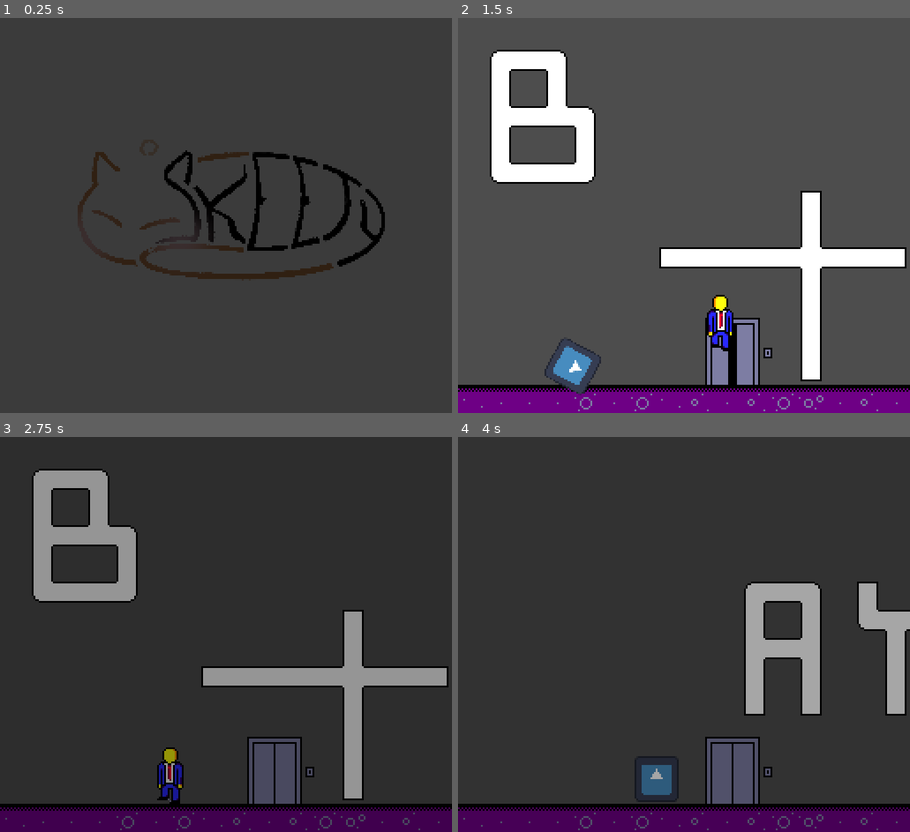
Above: before the commit, frames 1-4 (two rows, left to right).
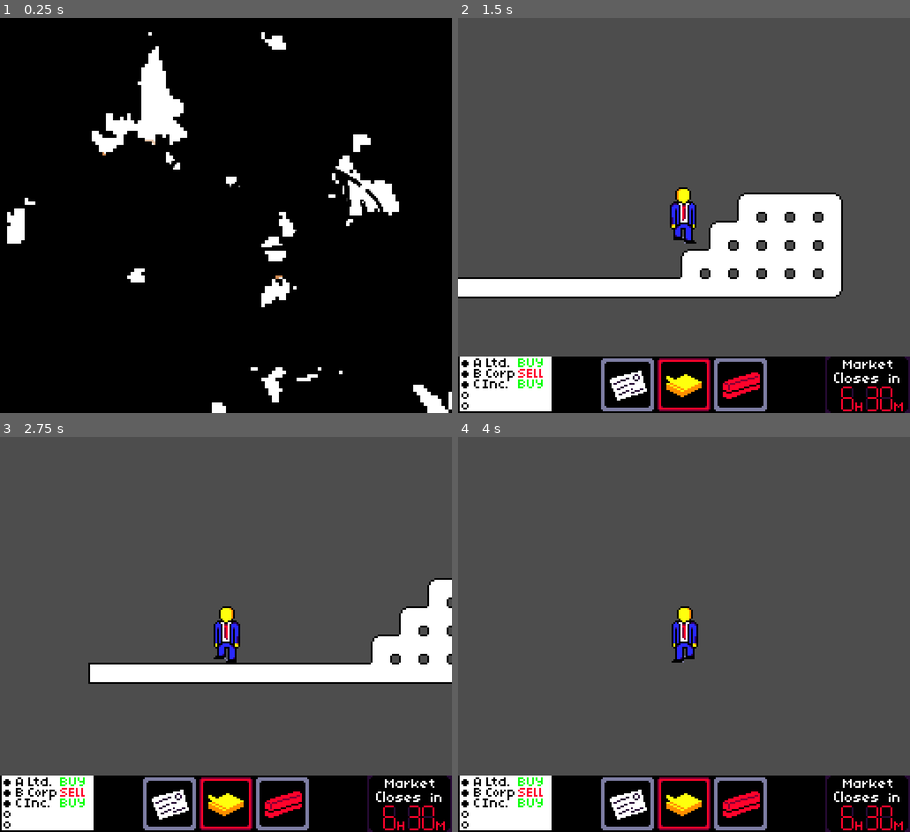
Above: after the commit, the same moments.

Repository: Team-Skeejy/lospec2
Game: Godot game, scene res://scenes/splash_screen.tscn
Same seed, same stepped clock (60 frames per second), same inputs: the game is played once before the commit and once after it. The engine's default icon, where the game draws it, is replaced by a stand-in: a white triangle on a blue panel in a dark square.
Inputs:
- Up to frame 1 (0.25 s): no input
- Up to frame 2 (1.5 s): tap Enter (Select) at 0.5 s; hold Space (A) 0.53-1.28 s; hold D (Right) from 0.53 s (still down); tap W (Up) at 0.77 s; tap Space (A) at 1.35 s
- Up to frame 3 (2.75 s): tap W (Up) at 1.52 s; release D (Right) at 2.03 s; hold A (Left) from 2.03 s (still down); hold Alt (B) from 2.03 s (still down); tap Space (A) at 2.3 s
- Up to frame 4 (4 s): keep holding A (Left); release Alt (B) at 2.78 s; tap Enter (Select) at 2.85 s; tap W (Up) at 3.02, 3.77 s; tap Space (A) at 3.05 s; hold Space (A) from 3.53 s (still down)

The runs differ from the first frame. In frame 1, 98% of the frame differs, in the area x 0-100%, y 0-100%; in frame 2, 31%; in frame 3, 98%; in frame 4, 99%.

Commit message:
In game menu on camera, pixelated transition

Diff:
--- a/scenes/UI/in_game_menu.tscn
+++ b/scenes/UI/in_game_menu.tscn
@@ -1,33 +1,30 @@
 [gd_scene load_steps=3 format=3 uid="uid://dsbss8b7gdlc"]
 
 [ext_resource type="Script" path="res://scripts/ui/in_game_menu.gd" id="1_nw72i"]
-[ext_resource type="Texture2D" uid="uid://boaw6slnsbqq0" path="res://textures/mockup-ui.png" id="2_2dxcb"]
+[ext_resource type="Texture2D" uid="uid://dvleuqmgq62vt" path="res://textures/ui/in_game_menu.png" id="2_jeg86"]
 
 [node name="InGameMenu" type="Control"]
 process_mode = 3
 layout_mode = 3
-anchors_preset = 15
-anchor_right = 1.0
-anchor_bottom = 1.0
+anchors_preset = 8
+anchor_left = 0.5
+anchor_top = 0.5
+anchor_right = 0.5
+anchor_bottom = 0.5
+offset_left = -128.0
+offset_top = -112.0
+offset_right = -128.0
+offset_bottom = -112.0
 grow_horizontal = 2
 grow_vertical = 2
 script = ExtResource("1_nw72i")
 
-[node name="ColorRect" type="ColorRect" parent="."]
-layout_mode = 1
-anchors_preset = 15
-anchor_right = 1.0
-anchor_bottom = 1.0
-offset_top = 192.0
-offset_bottom = 192.0
-grow_horizontal = 2
-grow_vertical = 2
-color = Color(0, 0, 0, 1)
-
-[node name="TextureRect" type="TextureRect" parent="ColorRect"]
+[node name="TextureRect" type="TextureRect" parent="."]
 layout_mode = 0
-offset_right = 40.0
-offset_bottom = 40.0
-texture = ExtResource("2_2dxcb")
+offset_left = -128.0
+offset_top = 80.0
+offset_right = 128.0
+offset_bottom = 304.0
+texture = ExtResource("2_jeg86")
 expand_mode = 1
-stretch_mode = 2
+stretch_mode = 1
--- a/scenes/fade_transition.tscn
+++ b/scenes/fade_transition.tscn
@@ -1,34 +1,38 @@
-[gd_scene load_steps=7 format=3 uid="uid://c7khnlrdtspt"]
+[gd_scene load_steps=12 format=3 uid="uid://c7khnlrdtspt"]
 
 [ext_resource type="Script" path="res://scripts/fade_transition.gd" id="1_ojkqf"]
 [ext_resource type="PackedScene" uid="uid://dtvamhpca8lah" path="res://scenes/splash_screen.tscn" id="2_2cjxc"]
-[ext_resource type="PackedScene" uid="uid://qwhffhmi5oo7" path="res://scenes/tests/level_test_b.tscn" id="3_8lsyq"]
+[ext_resource type="PackedScene" uid="uid://coff0w2arnt35" path="res://scenes/tests/test_level.tscn" id="3_8lsyq"]
+[ext_resource type="Shader" path="res://scripts/fade_transition.gdshader" id="4_jxqvp"]
+
+[sub_resource type="FastNoiseLite" id="FastNoiseLite_dtui6"]
+seed = 2
+frequency = 0.0124
+
+[sub_resource type="NoiseTexture2D" id="NoiseTexture2D_nc4u7"]
+width = 256
+height = 224
+noise = SubResource("FastNoiseLite_dtui6")
+
+[sub_resource type="ShaderMaterial" id="ShaderMaterial_gx24w"]
+shader = ExtResource("4_jxqvp")
+shader_parameter/pixel_size = -18
+shader_parameter/threshold = 0.0
+shader_parameter/noise = SubResource("NoiseTexture2D_nc4u7")
 
 [sub_resource type="Animation" id="Animation_rj3nk"]
 resource_name = "fade_in"
 tracks/0/type = "value"
 tracks/0/imported = false
 tracks/0/enabled = true
-tracks/0/path = NodePath(".:color")
+tracks/0/path = NodePath(".:material:shader_parameter/threshold")
 tracks/0/interp = 1
 tracks/0/loop_wrap = true
 tracks/0/keys = {
 "times": PackedFloat32Array(0, 1),
 "transitions": PackedFloat32Array(1, 1),
 "update": 0,
-"values": [Color(0, 0, 0, 1), Color(0, 0, 0, 0)]
-}
-tracks/1/type = "value"
-tracks/1/imported = false
-tracks/1/enabled = true
-tracks/1/path = NodePath(".:visible")
-tracks/1/interp = 0
-tracks/1/loop_wrap = true
-tracks/1/keys = {
-"times": PackedFloat32Array(0, 0.9, 1),
-"transitions": PackedFloat32Array(1, 1, 1),
-"update": 1,
-"values": [true, true, false]
+"values": [0.0, 1.0]
 }
 
 [sub_resource type="Animation" id="Animation_1aihd"]
@@ -36,44 +40,34 @@
 tracks/0/type = "value"
 tracks/0/imported = false
 tracks/0/enabled = true
-tracks/0/path = NodePath(".:color")
+tracks/0/path = NodePath(".:material:shader_parameter/threshold")
 tracks/0/interp = 1
 tracks/0/loop_wrap = true
 tracks/0/keys = {
 "times": PackedFloat32Array(0, 1),
 "transitions": PackedFloat32Array(1, 1),
 "update": 0,
-"values": [Color(0, 0, 0, 0), Color(0, 0, 0, 1)]
+"values": [1.0, 0.0]
 }
-tracks/1/type = "method"
-tracks/1/imported = false
-tracks/1/enabled = true
-tracks/1/path = NodePath("..")
-tracks/1/interp = 1
-tracks/1/loop_wrap = true
-tracks/1/keys = {
-"times": PackedFloat32Array(1),
+
+[sub_resource type="Animation" id="Animation_fwq8i"]
+length = 0.001
+tracks/0/type = "value"
+tracks/0/imported = false
+tracks/0/enabled = true
+tracks/0/path = NodePath(".:material:shader_parameter/threshold")
+tracks/0/interp = 1
+tracks/0/loop_wrap = true
+tracks/0/keys = {
+"times": PackedFloat32Array(0),
 "transitions": PackedFloat32Array(1),
-"values": [{
-"args": [],
-"method": &"_change_scene"
-}]
-}
-tracks/2/type = "value"
-tracks/2/imported = false
-tracks/2/enabled = true
-tracks/2/path = NodePath(".:visible")
-tracks/2/interp = 1
-tracks/2/loop_wrap = true
-tracks/2/keys = {
-"times": PackedFloat32Array(0, 0.1, 1),
-"transitions": PackedFloat32Array(1, 1, 1),
-"update": 1,
-"values": [false, true, true]
+"update": 0,
+"values": [0.0]
 }
 
 [sub_resource type="AnimationLibrary" id="AnimationLibrary_1w82w"]
 _data = {
+"RESET": SubResource("Animation_fwq8i"),
 "fade_in": SubResource("Animation_rj3nk"),
 "fade_out": SubResource("Animation_1aihd")
 }
@@ -86,8 +80,8 @@
 
 [node name="ColorRect" type="ColorRect" parent="."]
 process_mode = 3
-visible = false
 z_index = 4096
+material = SubResource("ShaderMaterial_gx24w")
 anchors_preset = 15
 anchor_right = 1.0
 anchor_bottom = 1.0
--- a/scenes/player.tscn
+++ b/scenes/player.tscn
@@ -1,7 +1,8 @@
-[gd_scene load_steps=9 format=3 uid="uid://bt1fj4qvrccb"]
+[gd_scene load_steps=10 format=3 uid="uid://bt1fj4qvrccb"]
 
 [ext_resource type="Texture2D" uid="uid://c214knk0hl84s" path="res://textures/character.png" id="1_3cjso"]
 [ext_resource type="Script" path="res://scripts/player.gd" id="1_8kpki"]
+[ext_resource type="PackedScene" uid="uid://dsbss8b7gdlc" path="res://scenes/UI/in_game_menu.tscn" id="3_r86lk"]
 
 [sub_resource type="AtlasTexture" id="AtlasTexture_lyp5j"]
 atlas = ExtResource("1_3cjso")
@@ -64,3 +65,11 @@
 
 [node name="CollisionShape2D" type="CollisionShape2D" parent="InteractionArea2D"]
 shape = SubResource("RectangleShape2D_rmf5r")
+
+[node name="Camera2D" type="Camera2D" parent="."]
+
+[node name="InGameMenu" parent="Camera2D" instance=ExtResource("3_r86lk")]
+offset_left = 0.0
+offset_top = 0.0
+offset_right = 0.0
+offset_bottom = 0.0
--- /dev/null
+++ b/scenes/tests/test_level.tscn
@@ -0,0 +1,14 @@
+[gd_scene load_steps=3 format=3 uid="uid://coff0w2arnt35"]
+
+[ext_resource type="TileSet" uid="uid://dgxsm67qwkt2c" path="res://assets/tileset.tres" id="1_44mo6"]
+[ext_resource type="PackedScene" uid="uid://bt1fj4qvrccb" path="res://scenes/player.tscn" id="2_s6ams"]
+
+[node name="TestLevel" type="Node2D"]
+
+[node name="TileMap" type="TileMap" parent="."]
+tile_set = ExtResource("1_44mo6")
+format = 2
+layer_0/tile_data = PackedInt32Array(-65536, 0, 4, -65535, 0, 1, -65534, 0, 1, -65533, 0, 1, -65532, 0, 1, -65531, 0, 1, -65530, 0, 1, -65529, 0, 1, -65528, 0, 1, -65527, 0, 1, -65526, 131072, 3, -65525, 131072, 3, -65524, 131072, 3, -65523, 131072, 3, -65522, 131072, 3, -65521, 65536, 3, -131062, 0, 2, -131061, 131072, 1, -131060, 131072, 1, -131059, 131072, 1, -131058, 131072, 1, -196597, 0, 2, -196596, 131072, 1, -196595, 131072, 1, -196594, 131072, 1, -262132, 0, 2, -262131, 196608, 2, -262130, 196608, 2, -131057, 196608, 3, -196593, 196608, 3, -262129, 65536, 2)
+
+[node name="Player" parent="." instance=ExtResource("2_s6ams")]
+position = Vector2(60, -116)
--- /dev/null
+++ b/scripts/fade_transition.gdshader
@@ -0,0 +1,17 @@
+shader_type canvas_item;
+
+uniform sampler2D noise;
+const int pixelsize = 1;
+const vec2 screen_size = vec2(128., 112.);
+uniform int pixel_size = 1;
+uniform float threshold : hint_range(0.0, 1.0, 0.1);
+
+void fragment() {
+	float x = UV.x;
+	float y = UV.y;
+	x = floor(x * screen_size.x)/screen_size.x;
+	y = floor(y * screen_size.y)/screen_size.y;
+	float noise_val = texture(noise, vec2(x, y)).r;
+	//float t = abs(sin(TIME));
+	COLOR = noise_val > threshold ? vec4(0, 0, 0, 1) : vec4(0, 0, 0, 0);
+}
--- a/scripts/ui/in_game_menu.gd
+++ b/scripts/ui/in_game_menu.gd
@@ -3,9 +3,12 @@
 var open_close_speed := 0.5
 
 var is_opened : bool = false
-const closed_menu_position := Vector2(0, 192)
+const open_menu_position := Vector2(-128, -112)
+const closed_menu_position := Vector2(-128, 80)
 
 var tween : Tween
+
+@onready var menu : TextureRect = $TextureRect
 
 func _ready():
 	pass
@@ -13,7 +16,6 @@
 
 
 func _process(delta):
-	print(delta)
 	if Input.is_action_just_pressed("Start") :
 		if is_opened:
 			close()
@@ -27,7 +29,7 @@
 		tween.kill()
 	tween = get_tree().create_tween()
 	tween.set_pause_mode(Tween.TWEEN_PAUSE_PROCESS)
-	tween.tween_property($ColorRect, "position", Vector2(0, 0), open_close_speed)
+	tween.tween_property(menu, "position", open_menu_position, open_close_speed)
 	tween.tween_callback(_flip_is_opened)
 
 func close():
@@ -35,13 +37,16 @@
 		tween.kill()
 	tween = get_tree().create_tween()
 	tween.set_pause_mode(Tween.TWEEN_PAUSE_PROCESS)
-	tween.tween_property($ColorRect, "position", closed_menu_position, open_close_speed)
+	tween.tween_property(menu, "position", closed_menu_position, open_close_speed)
 	tween.tween_callback(_flip_is_opened)
-	#tween.tween_callback(_flip_paused)
+	tween.tween_callback(_flip_paused)
+
 
 
 func _flip_is_opened():
 	is_opened = not is_opened
 
+
+
 func _flip_paused():
 	get_tree().paused = not get_tree().paused
Binary file added: textures/aseprite/in_game_menu.aseprite
Binary file added: textures/ui/in_game_menu.png
Not shown, added: textures/ui/in_game_menu.png.import
